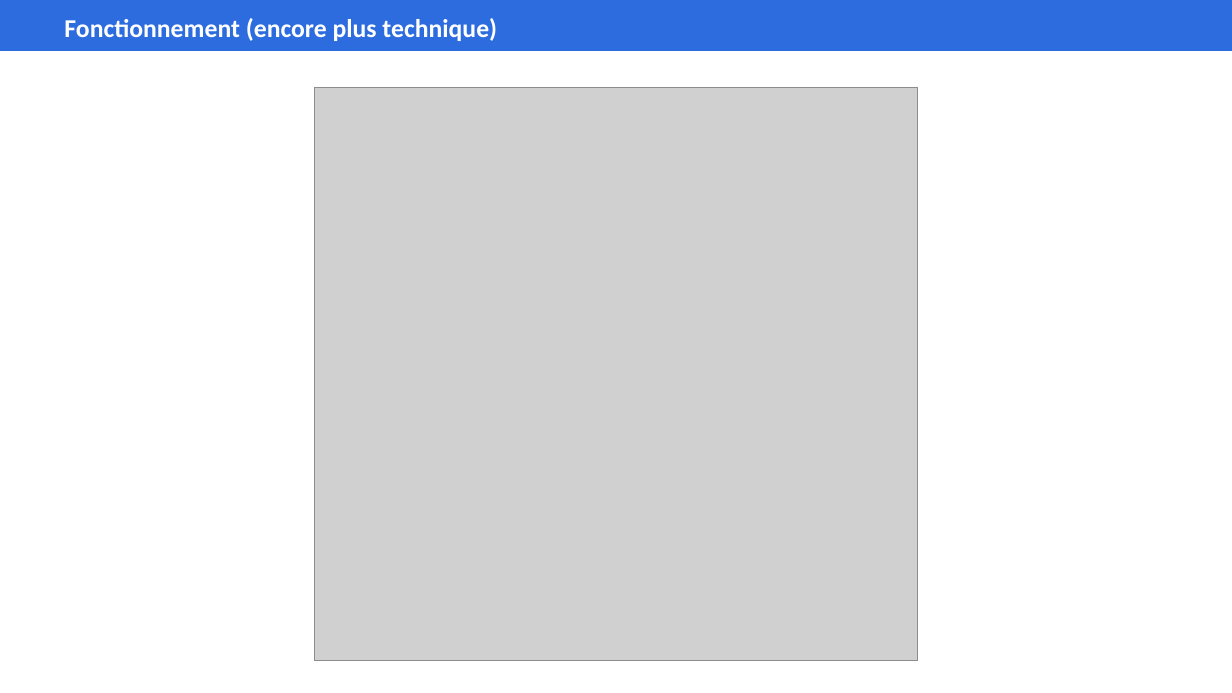
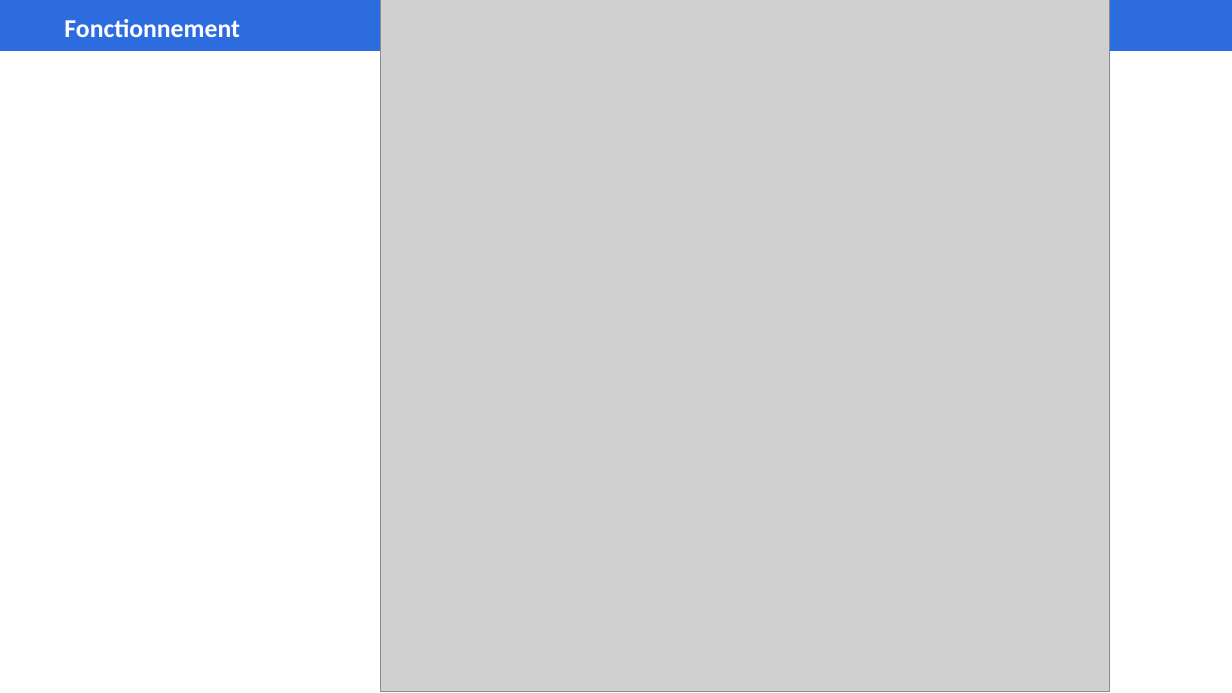
Before and after one commit to acoudene/TDMCP, a slide deck: slide 10 of TDHC/Resources/TDHC_IA_MCP_TDHC.pptx (slide 9 before the commit). Drawn at 1232x693 pixels with LibreOffice and Linux fonts; fonts in the diff are those of the drawing; grey boxes stand for pictures. Boxes give left, top, right and bottom in pixels: in the first picture for what was removed or moved away, otherwise in the second. Text is boxed around its words. In the diff, an @@ line names an element or a change of style, - is before the commit and + after.

```diff
--- a/TDHC/Resources/TDHC_IA_MCP_TDHC.pptx
+++ b/TDHC/Resources/TDHC_IA_MCP_TDHC.pptx
@@ text at bbox=[64, 19, 240, 37]: text changed @@
-Fonctionnement (encore plus technique)
+Fonctionnement
@@ picture: place and size @@
-picture at bbox=[314, 88, 918, 661]
+picture at bbox=[381, 0, 1110, 691]
```
Also in this commit, not shown: 5 other slides changed, 2 slides added, 1 slide removed.
